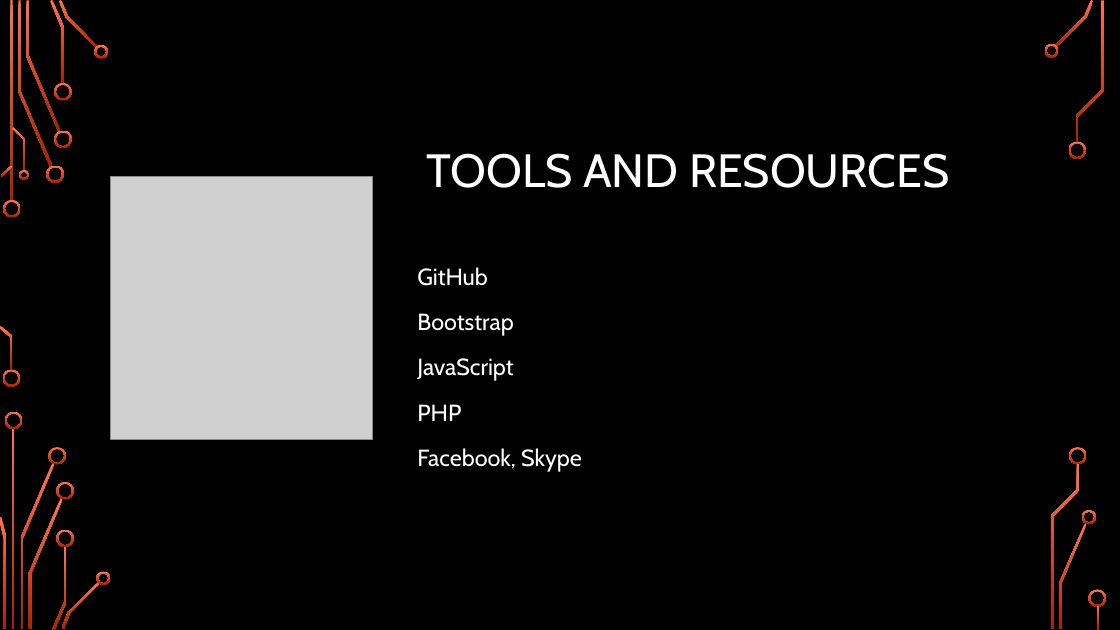
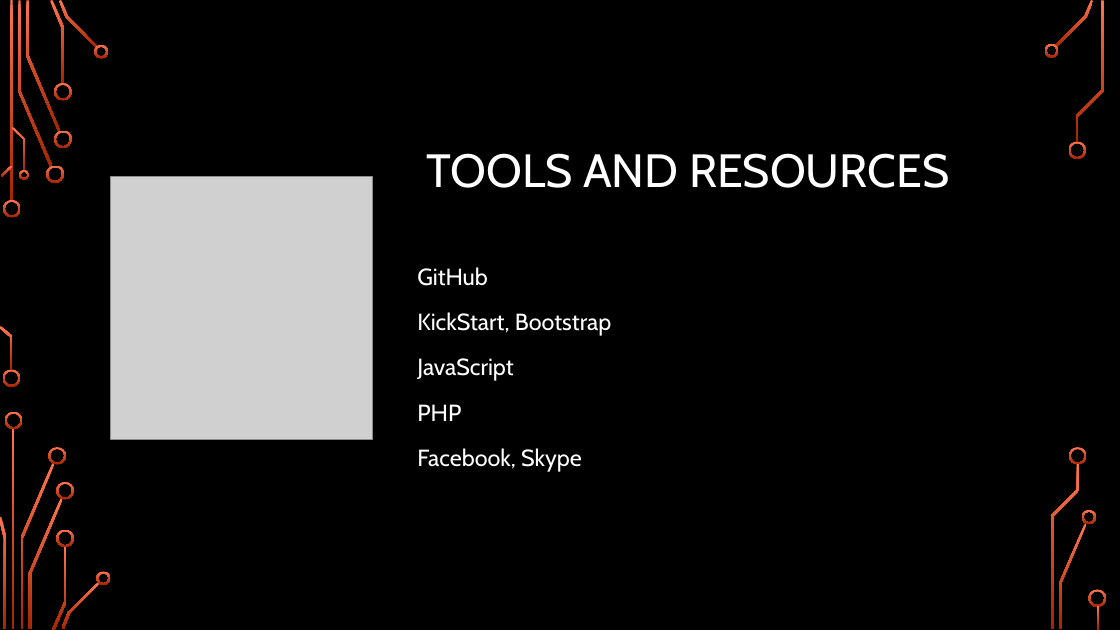
Before and after one commit to cadmium-red/WebFundamentals-Teamwork, a slide deck: slide 5 of HarcoreUniversity.pptx. Drawn at 1120x630 pixels with LibreOffice and Linux fonts; fonts in the diff are those of the drawing; grey boxes stand for pictures; background and template pictures are left out. Boxes give left, top, right and bottom in pixels: in the first picture for what was removed or moved away, otherwise in the second. Text is boxed around its words. In the diff, an @@ line names an element or a change of style, - is before the commit and + after.

Commit message:
presentation updated

```diff
--- a/HarcoreUniversity.pptx
+++ b/HarcoreUniversity.pptx
@@ text at [417,312,611,336]: text changed @@
-Bootstrap
+KickStart, Bootstrap
```
Also in this commit, not shown: 1 other slide changed.
